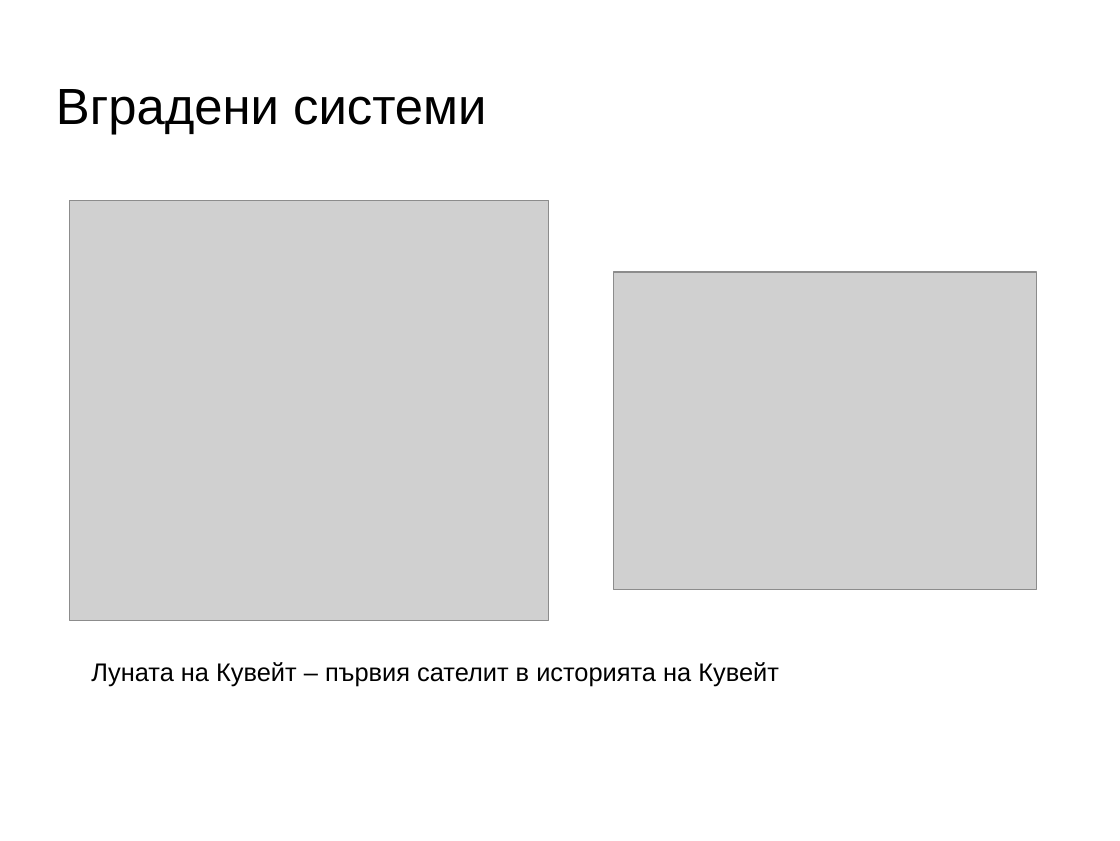
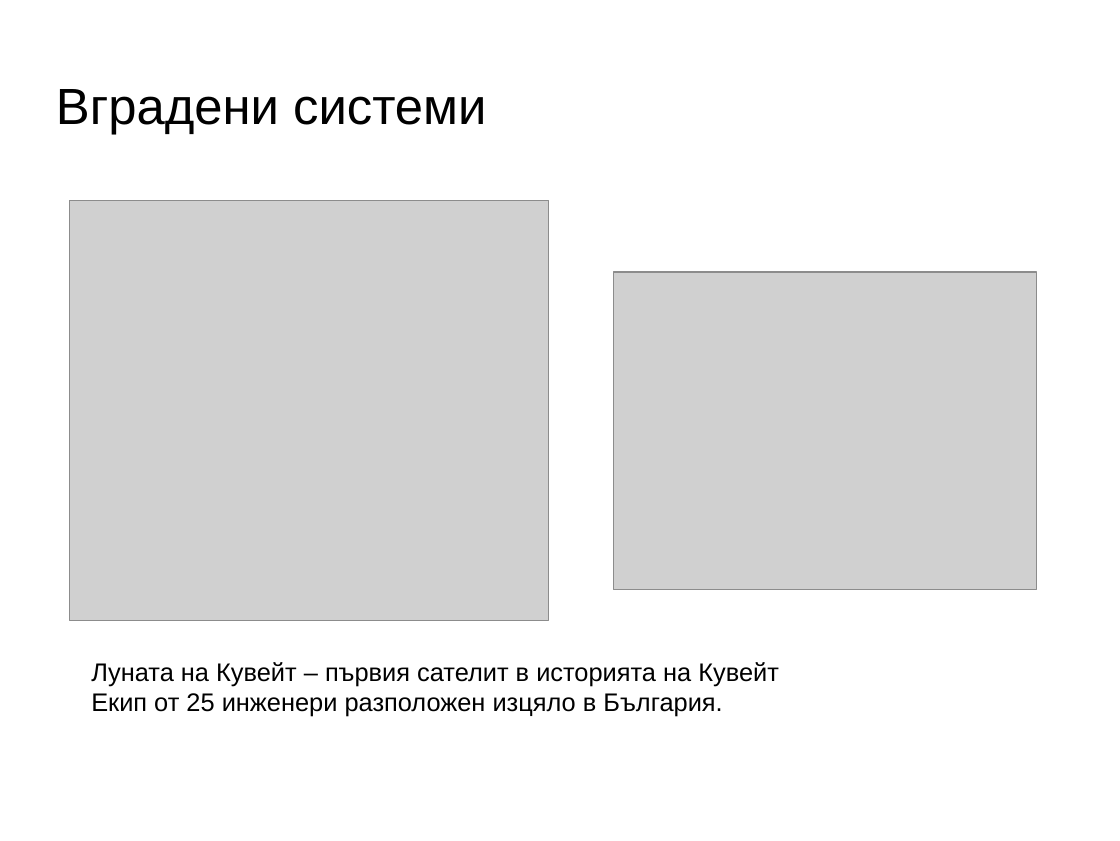
Before and after one commit to PavelKanazirev/RoleModelsInitiative, a slide deck: slide 7 of MentorSchoolEmbeddedSystems.odp (slide 6 before the commit). Drawn at 1120x841 pixels with LibreOffice and Linux fonts; fonts in the diff are those of the drawing; grey boxes stand for pictures; background and template pictures are left out. Boxes give left, top, right and bottom in pixels: in the first picture for what was removed or moved away, otherwise in the second. Text is boxed around its words. In the diff, an @@ line names an element or a change of style, - is before the commit and + after.

```diff
--- a/MentorSchoolEmbeddedSystems.odp
+++ b/MentorSchoolEmbeddedSystems.odp
@@ text at [91,662,779,717]: text changed @@
-Луната на Кувейт – първия сателит в историята на Кувейт
+Луната на Кувейт – първия сателит в историята на Кувейт
+Екип от 25 инженери разположен изцяло в България.
```
Also in this commit, not shown: 2 other slides changed, 6 slides added, 5 slides removed, 1 other file.
